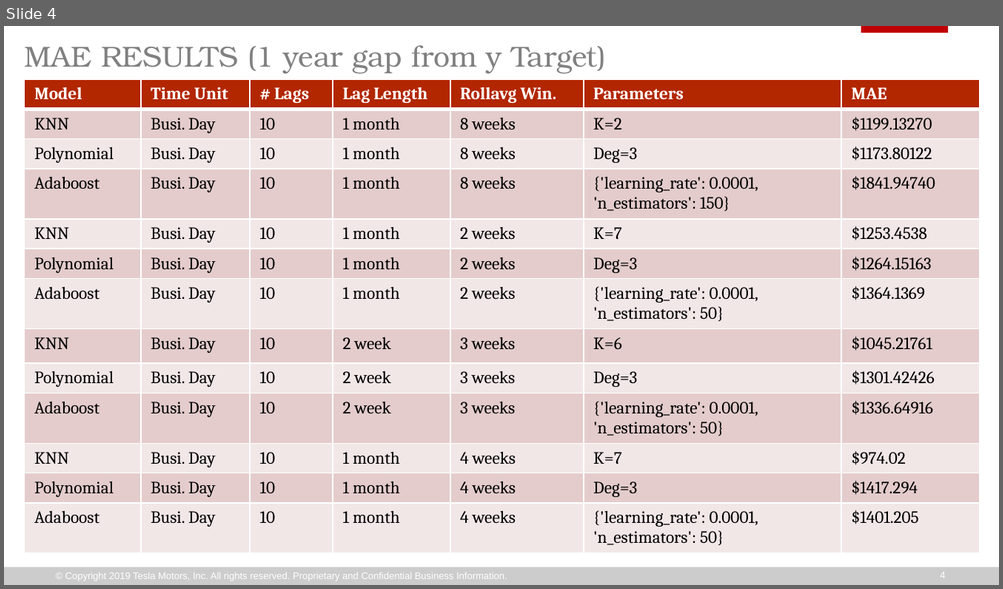
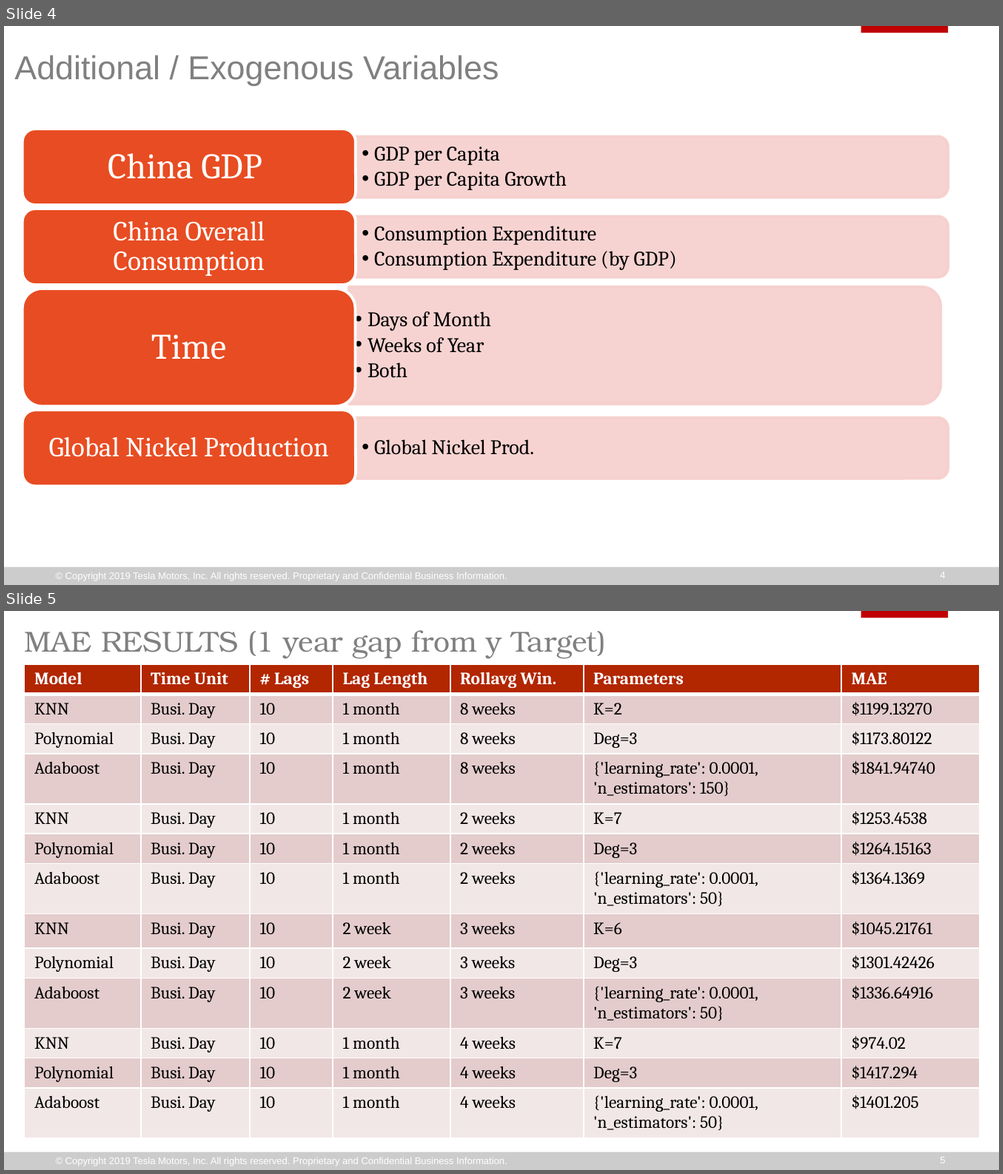
Before and after one commit to chiemiko/metals-research, a slide deck: forecasting/Presentation/Eval2.pptx. Shown one above the other, each under a label of ours: slide 4 before the commit, slides 4 and 5 after it. The pictures are 1003x589 and 1003x1174 pixels, drawn with LibreOffice and Linux fonts; fonts in the diff are those of the drawing; background and template pictures are left out. Boxes give left, top, right and bottom in pixels: in the first picture for what was removed or moved away, otherwise in the second. Text is boxed around its words. In the diff, an @@ line names an element or a change of style, - is before the commit and + after.

```diff
--- a/forecasting/Presentation/Eval2.pptx
+++ b/forecasting/Presentation/Eval2.pptx
@@ slide 4 added at (x1=4, y1=26, x2=999, y2=585), background #FFFFFF; not listed: 3 template elements that a slide beside it also shows @@
@@ title added at (x1=14, y1=55, x2=498, y2=86), 24 pt, text #808080 @@
+Additional / Exogenous Variables
@@ group added at (x1=23, y1=130, x2=947, y2=486): 8 texts, 4 round same rects, 4 rounded rectangles @@
+  •• GDP per Capita
+  •• GDP per Capita Growth
+China GDP
+  •• Consumption Expenditure
+  •• Consumption Expenditure (by GDP)
+China Overall Consumption
+  •• Days of Month
+  •• Weeks of Year
+  •• Both
+Time
+  •• Global Nickel Prod.
+Global Nickel Production
@@ page number added at (x1=939, y1=572, x2=945, y2=579), 7 pt, text #FFFFFF @@
+4
@@ what was slide 4 is now slide 5 @@
@@ page number at (x1=939, y1=1157, x2=945, y2=1164): text changed @@
-4
+5
```
Also in this commit, not shown: 1 slide changed, 10 other files.
